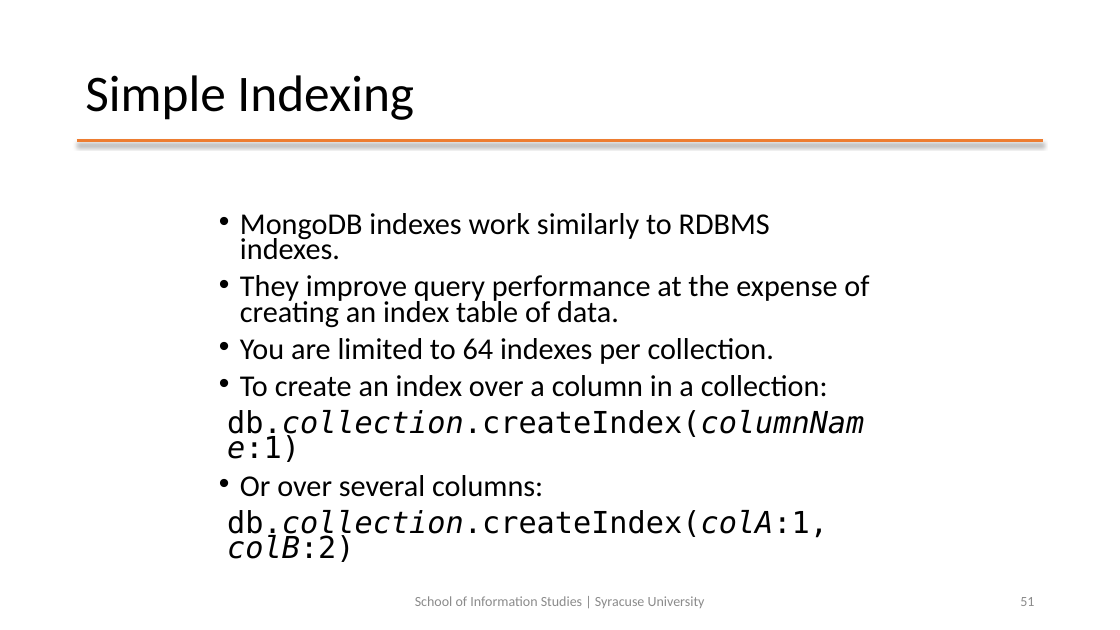
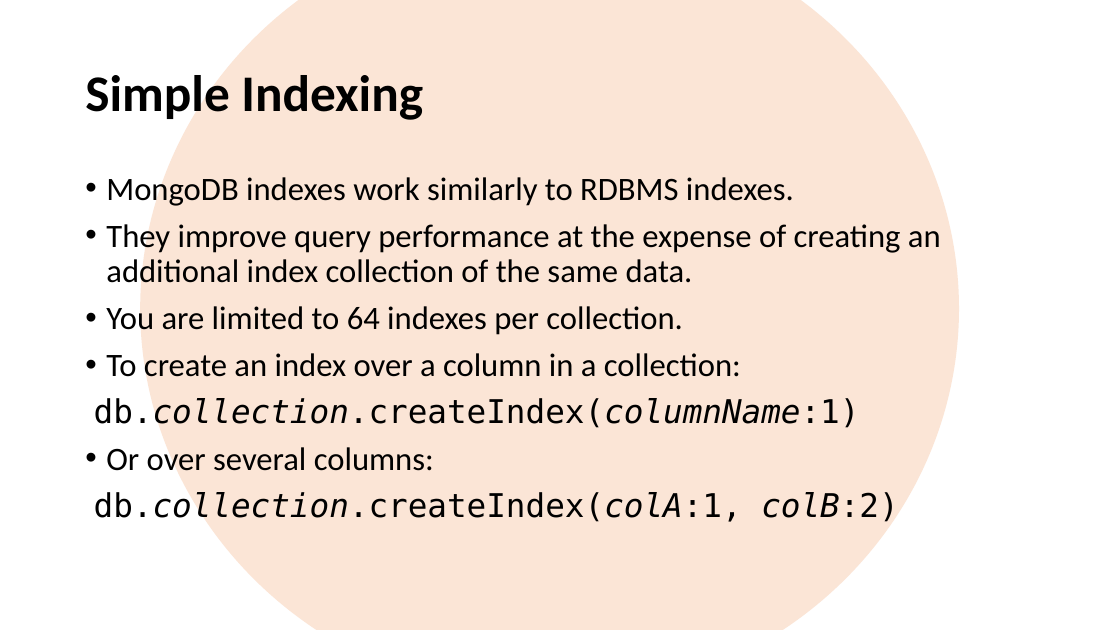
Before and after one commit to mafudge/ist769-old, a slide deck: slide 44 of content/F-Document/F-Document.pptx (slide 51 before the commit). Drawn at 1120x630 pixels with LibreOffice and Linux fonts; fonts in the diff are those of the drawing. Boxes give left, top, right and bottom in pixels: in the first picture for what was removed or moved away, otherwise in the second. Text is boxed around its words. In the diff, an @@ line names an element or a change of style, - is before the commit and + after.

```diff
--- a/content/F-Document/F-Document.pptx
+++ b/content/F-Document/F-Document.pptx
@@ ellipse added at (140, 0, 960, 630), fill #FBE5D6 @@
@@ title "Simple Indexing" at (85, 68, 423, 123): bold on @@
@@ line removed from (77, 140) to (1044, 140) @@
@@ text "MongoDB indexes work similarly to ...": place and size @@
-text "MongoDB indexes work similarly to ..." at (227, 213, 869, 562)
+text "MongoDB indexes work similarly to ..." at (94, 173, 941, 524)
@@ text at (94, 173, 898, 524): size 25.9 to 28 pt in "MongoDB indexes work similarly to RDBMS indexes.", "You are limited to 64 indexes per ...", "To create an index over a column ...", "db.collection.createIndex(columnName:1)" and 2 more places; line spacing 0.7 to 0.9 @@
@@ text at (106, 220, 941, 290): text changed; size 25.9 to 28 pt @@
-• They improve query performance at the expense of creating an index table of data.
+• They improve query performance at the expense of creating an additional index collection of the same data.
@@ text removed at (415, 596, 705, 608) @@
-School of Information Studies | Syracuse University
@@ page number removed at (1020, 597, 1034, 606) @@
-51
```
Also in this commit, not shown: 14 other slides changed, 11 slides added, 58 slides removed, 7 other files.
